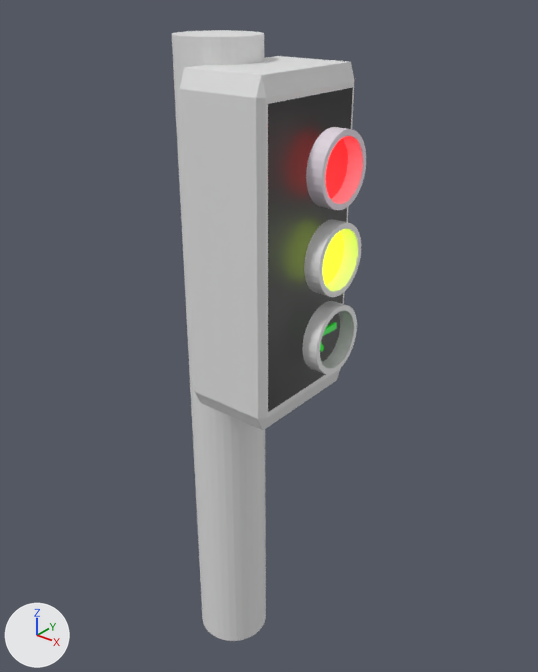
A saved change to the FBX model Assets/Models/uk_traffic_light_1B.fbx.
The view is the same before and after, from a 50 mm lens placed at (19.3, -23.3, 32.0), pointed at (-0.2, 1.0, 16.9). The lights are fixed; the arrows at lower left show +X, +Y and +Z. Where no turn or scale is listed for an object, it has been applied to the vertices.
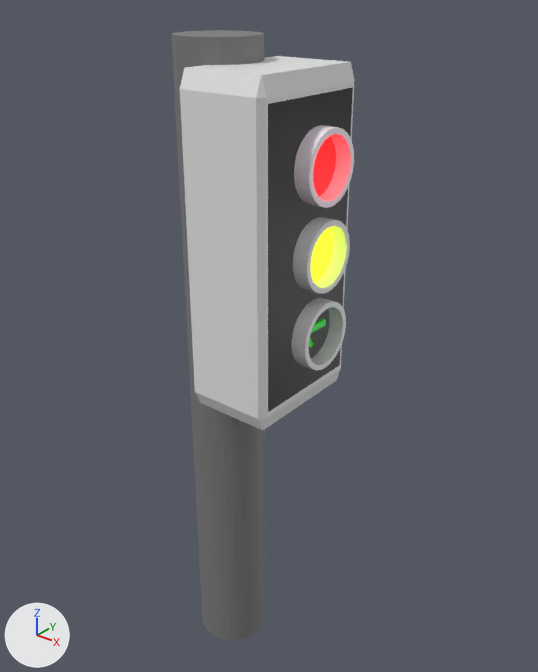
Boxes [x1, y1, x2, y2] around the edits, measured in the pictures (538 x 672 px):
'Cylinder', recoloured
    both: [172, 30, 266, 641]
'Circle', moved
    before: [306, 127, 366, 210]
    after: [294, 125, 354, 208]
'Circle.001', moved
    before: [304, 219, 361, 297]
    after: [293, 217, 350, 294]
'Circle.002', moved
    before: [302, 301, 357, 374]
    after: [291, 298, 346, 370]

The change, as a list of edits to the scene's bpy script:
```text
Add mat_material_011:
    mat_material_011 = principled_material('Material.011')
    mat_material_011.base_color = (0.196, 0.196, 0.196)  # grey #7a7a7a
Change me_cylinder:
    where me_cylinder.from_pydata(...)  # 128 vertices, 98 faces; spans x -1.8..1.8, y -1.8..1.8, z -2.0..28.7
    add me_cylinder.materials.append(mat_material_011)  # grey #7a7a7a
Change ob_circle_002:
    ob_circle_002.location: (3.37, 0.25, 18.28) -> (2.81, 0.25, 18.28)
Change ob_circle:
    ob_circle.location: (3.37, 0.25, 25.35) -> (2.81, 0.25, 25.35)
Change ob_circle_001:
    ob_circle_001.location: (3.37, 0.25, 21.78) -> (2.81, 0.25, 21.78)
```
